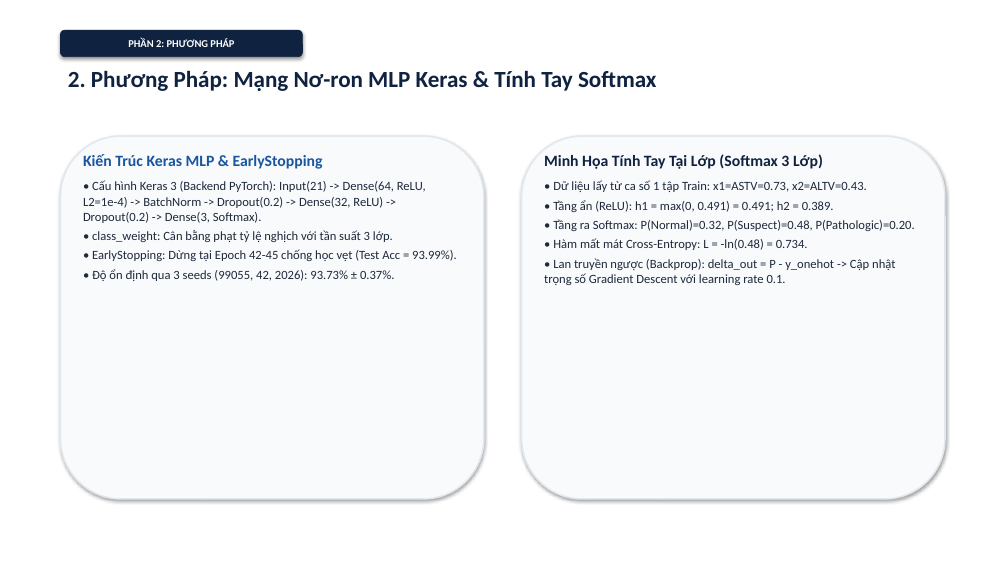
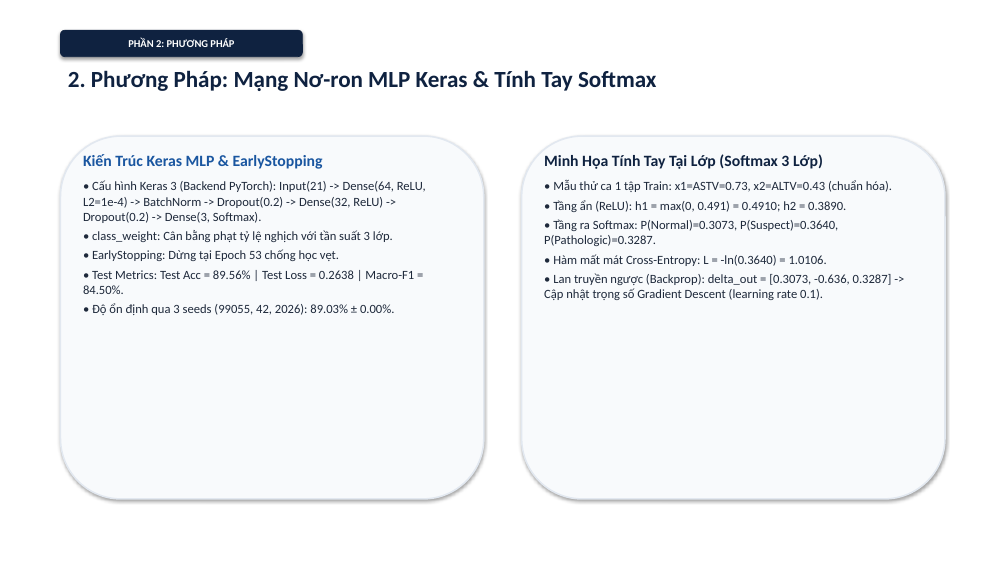
Before and after one commit to Escanor292/caimo, a slide deck: slide 10 of DT69_123000609_SlideThuyetTrinh.pptx. Drawn at 1008x567 pixels with LibreOffice and Linux fonts; fonts in the diff are those of the drawing. Boxes give left, top, right and bottom in pixels: in the first picture for what was removed or moved away, otherwise in the second. Text is boxed around its words. In the diff, an @@ line names an element or a change of style, - is before the commit and + after.

Commit message:
fix(dt69): complete end-to-end synchronization of true experimental metrics across notebook, word, pptx, readme, plots, zip and skills

```diff
--- a/DT69_123000609_SlideThuyetTrinh.pptx
+++ b/DT69_123000609_SlideThuyetTrinh.pptx
@@ text at box(544, 180, 892, 300): text changed @@
-• Dữ liệu lấy từ ca số 1 tập Train: x1=ASTV=0.73, x2=ALTV=0.43.
-• Tầng ẩn (ReLU): h1 = max(0, 0.491) = 0.491; h2 = 0.389.
-• Tầng ra Softmax: P(Normal)=0.32, P(Suspect)=0.48, P(Pathologic)=0.20.
-• Hàm mất mát Cross-Entropy: L = -ln(0.48) = 0.734.
-• Lan truyền ngược (Backprop): delta_out = P - y_onehot -> Cập nhật trọng số Gradient Descent với learning rate 0.1.
+• Mẫu thử ca 1 tập Train: x1=ASTV=0.73, x2=ALTV=0.43 (chuẩn hóa).
+• Tầng ẩn (ReLU): h1 = max(0, 0.491) = 0.4910; h2 = 0.3890.
+• Tầng ra Softmax: P(Normal)=0.3073, P(Suspect)=0.3640, P(Pathologic)=0.3287.
+• Hàm mất mát Cross-Entropy: L = -ln(0.3640) = 1.0106.
+• Lan truyền ngược (Backprop): delta_out = [0.3073, -0.636, 0.3287] -> Cập nhật trọng số Gradient Descent (learning rate 0.1).
@@ text at box(83, 249, 414, 315): text changed @@
-• EarlyStopping: Dừng tại Epoch 42-45 chống học vẹt (Test Acc = 93.99%).
-• Độ ổn định qua 3 seeds (99055, 42, 2026): 93.73% ± 0.37%.
+• EarlyStopping: Dừng tại Epoch 53 chống học vẹt.
+• Test Metrics: Test Acc = 89.56% | Test Loss = 0.2638 | Macro-F1 = 84.50%.
+• Độ ổn định qua 3 seeds (99055, 42, 2026): 89.03% ± 0.00%.
```
Also in this commit, not shown: 13 other slides changed, 15 other files.
